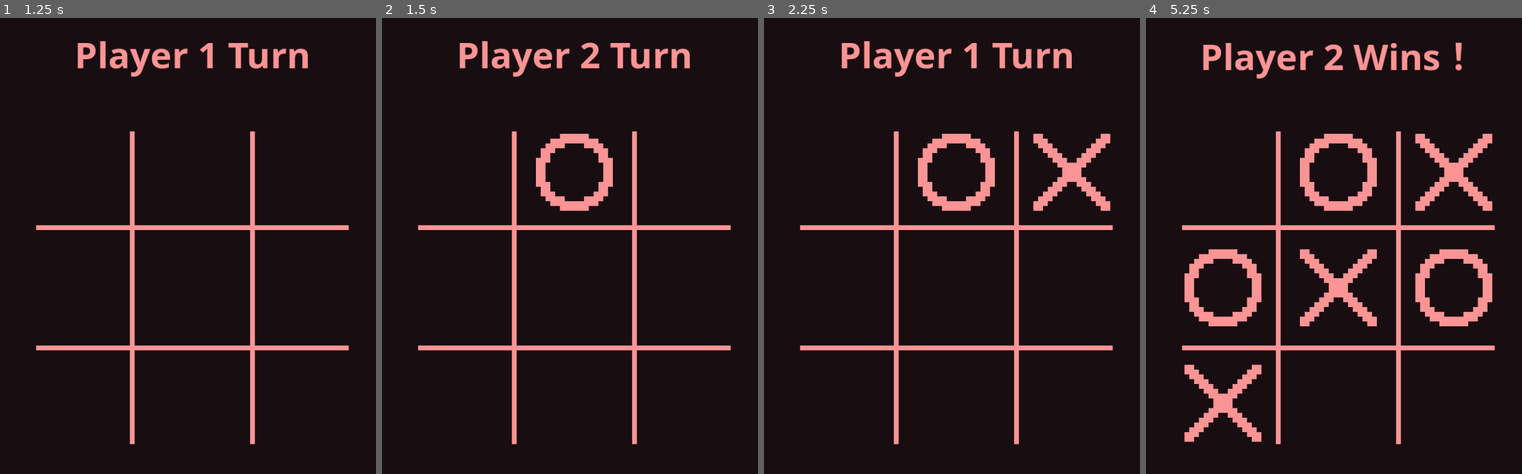
Above: before the commit, frames 1-4 (left to right).
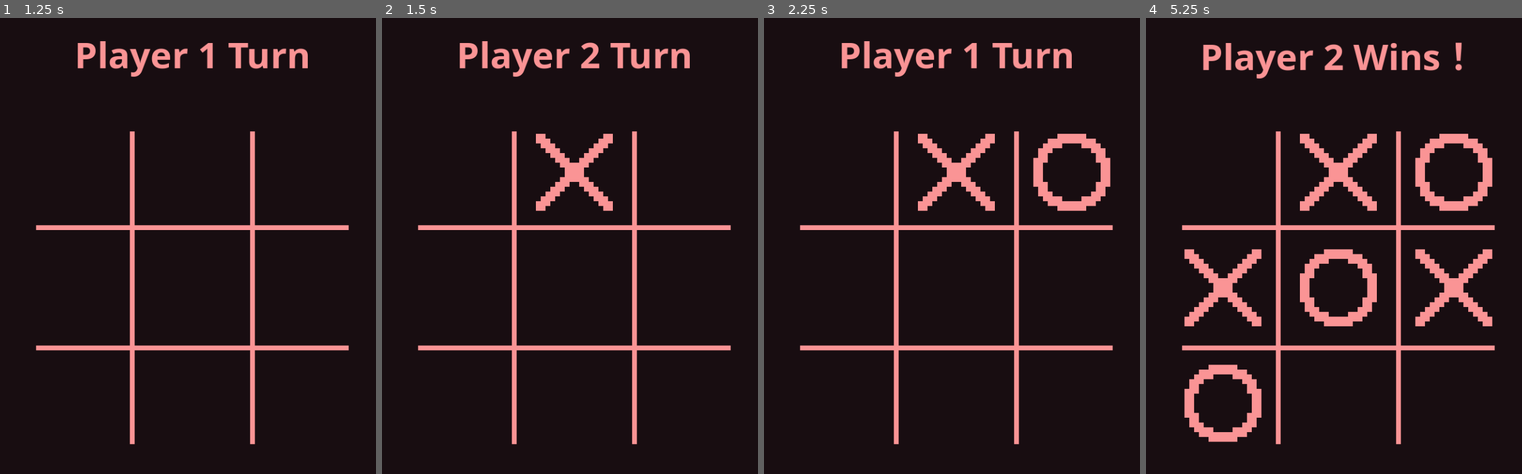
Above: after the commit, the same moments.

Repository: mayzavan/7.Tic-Tac-toe
Game: Godot game, scene res://scenes/main.tscn
Two runs of this game, one before a commit and one after it. Both use one fixed random seed, a clock stepped at 60 frames per second and the inputs below.
Inputs (mouse positions are in pixels of both pictures, inside the frame that each line leads up to):
- Up to frame 1 (1.25 s): click (71, 168) at 0.5 s
- Up to frame 2 (1.5 s): click (573, 168) at 1.25 s
- Up to frame 3 (2.25 s): click (1076, 168) at 2 s
- Up to frame 4 (5.25 s): click (1217, 287) at 2.75 s; click (1337, 287) at 3.5 s; click (1458, 287) at 4.25 s; click (1217, 410) at 5 s

Frame 1 is identical in both runs. In frame 2, 2.2% of the frame differs, in the area x 40-62%, y 25-43%; in frame 3, 4.4%; in frame 4, 13%, in the area x 10-93%, y 25-94%.

Commit message:
finished

Diff:
--- a/project.godot
+++ b/project.godot
@@ -30,7 +30,7 @@
 locale/translation_remaps={
 "res://chinese.tres": PackedStringArray("res://normal.tres:en")
 }
-locale/translations=PackedStringArray("res://translations.cmn.translation", "res://translations.en.translation", "res://translations.fr.translation", "res://translations.hr.translation", "res://translations.pl.translation", "res://translations.sr.translation")
+locale/translations=PackedStringArray("res://translations.cmn.translation", "res://translations.en.translation", "res://translations.fr.translation", "res://translations.hr.translation", "res://translations.pl.translation")
 locale/locale_filter_mode=0
 
 [rendering]
--- a/scenes/main.tscn
+++ b/scenes/main.tscn
@@ -7,6 +7,10 @@
 [ext_resource type="Texture2D" uid="uid://w5s34ryasece" path="res://art/quit.png" id="5_lva3w"]
 [ext_resource type="Texture2D" uid="uid://j1slbjp5iwls" path="res://art/vs_ai.png" id="6_svye4"]
 [ext_resource type="Texture2D" uid="uid://brbyd1fpu45o" path="res://art/2players.png" id="7_xh5cs"]
+[ext_resource type="AudioStream" uid="uid://dggtwtrf6rmj7" path="res://sfx/hover_button.wav" id="8_aff61"]
+[ext_resource type="AudioStream" uid="uid://mjbj65ex3s5x" path="res://sfx/click_button.wav" id="9_rb8lq"]
+[ext_resource type="AudioStream" uid="uid://cyeryioqtyej6" path="res://sfx/circle.wav" id="10_3pwbi"]
+[ext_resource type="AudioStream" uid="uid://c2n3xv0gj064u" path="res://sfx/cross.wav" id="11_j6a3b"]
 
 [sub_resource type="StyleBoxFlat" id="StyleBoxFlat_mqy20"]
 
@@ -24,15 +28,11 @@
 
 [sub_resource type="StyleBoxEmpty" id="StyleBoxEmpty_ph57m"]
 
-[sub_resource type="StyleBoxEmpty" id="StyleBoxEmpty_vl2vq"]
-
-[sub_resource type="StyleBoxEmpty" id="StyleBoxEmpty_fdy7f"]
-
-[sub_resource type="StyleBoxEmpty" id="StyleBoxEmpty_s7m28"]
-
-[sub_resource type="StyleBoxEmpty" id="StyleBoxEmpty_urgx6"]
-
-[sub_resource type="StyleBoxEmpty" id="StyleBoxEmpty_530bi"]
+[sub_resource type="StyleBoxEmpty" id="StyleBoxEmpty_dwogg"]
+
+[sub_resource type="StyleBoxEmpty" id="StyleBoxEmpty_snnba"]
+
+[sub_resource type="StyleBoxEmpty" id="StyleBoxEmpty_w6l07"]
 
 [node name="main" type="Node2D"]
 script = ExtResource("1_7xh8g")
@@ -333,11 +333,6 @@
 offset_right = 314.0
 offset_bottom = 728.0
 theme = ExtResource("4_le6c2")
-theme_override_styles/normal = SubResource("StyleBoxEmpty_vl2vq")
-theme_override_styles/hover = SubResource("StyleBoxEmpty_fdy7f")
-theme_override_styles/pressed = SubResource("StyleBoxEmpty_s7m28")
-theme_override_styles/disabled = SubResource("StyleBoxEmpty_urgx6")
-theme_override_styles/focus = SubResource("StyleBoxEmpty_530bi")
 text = "LANGUAGE"
 flat = true
 
@@ -347,6 +342,7 @@
 offset_right = 408.0
 offset_bottom = 536.0
 scale = Vector2(10, 10)
+theme_override_styles/hover = SubResource("StyleBoxEmpty_dwogg")
 icon = ExtResource("5_lva3w")
 flat = true
 
@@ -356,6 +352,7 @@
 offset_right = 408.0
 offset_bottom = 320.0
 scale = Vector2(10, 10)
+theme_override_styles/hover = SubResource("StyleBoxEmpty_snnba")
 icon = ExtResource("6_svye4")
 flat = true
 
@@ -365,8 +362,29 @@
 offset_right = 32.0
 offset_bottom = 320.0
 scale = Vector2(10, 10)
+theme_override_styles/hover = SubResource("StyleBoxEmpty_w6l07")
 icon = ExtResource("7_xh5cs")
 flat = true
+
+[node name="SFX" type="Node" parent="."]
+
+[node name="Hover" type="AudioStreamPlayer" parent="SFX"]
+stream = ExtResource("8_aff61")
+volume_db = -15.0
+
+[node name="Click" type="AudioStreamPlayer" parent="SFX"]
+stream = ExtResource("9_rb8lq")
+volume_db = -15.0
+
+[node name="Circle" type="AudioStreamPlayer" parent="SFX"]
+stream = ExtResource("10_3pwbi")
+volume_db = -15.0
+pitch_scale = 1.2
+
+[node name="Cross" type="AudioStreamPlayer" parent="SFX"]
+stream = ExtResource("11_j6a3b")
+volume_db = -15.0
+pitch_scale = 1.2
 
 [connection signal="pressed" from="Buttons/zero" to="." method="_on_zero_pressed"]
 [connection signal="pressed" from="Buttons/one" to="." method="_on_one_pressed"]
@@ -377,7 +395,11 @@
 [connection signal="pressed" from="Buttons/six" to="." method="_on_six_pressed"]
 [connection signal="pressed" from="Buttons/seven" to="." method="_on_seven_pressed"]
 [connection signal="pressed" from="Buttons/eight" to="." method="_on_eight_pressed"]
+[connection signal="mouse_entered" from="mainmenu/Label3" to="." method="_on_label_3_mouse_entered"]
 [connection signal="pressed" from="mainmenu/Label3" to="." method="_on_label_3_pressed"]
+[connection signal="mouse_entered" from="mainmenu/quitButton" to="." method="_on_quit_button_mouse_entered"]
 [connection signal="pressed" from="mainmenu/quitButton" to="." method="_on_quit_button_pressed"]
+[connection signal="mouse_entered" from="mainmenu/aiButton" to="." method="_on_ai_button_mouse_entered"]
 [connection signal="pressed" from="mainmenu/aiButton" to="." method="_on_ai_button_pressed"]
+[connection signal="mouse_entered" from="mainmenu/2Button" to="." method="_on_button_mouse_entered"]
 [connection signal="pressed" from="mainmenu/2Button" to="." method="_on_button_pressed"]
--- a/scripts/main.gd
+++ b/scripts/main.gd
@@ -5,14 +5,20 @@
 var cells: Array
 var turn: int = 0
 var chosenlang: int = 0
+var move: int = 0
 
 func _on_quit_button_pressed():
+	$SFX/Click.play()
+	await get_tree().create_timer(0.2).timeout
 	get_tree().quit()
 func _on_ai_button_pressed():
+	$SFX/Click.play()
 	start_game(1)
 func _on_button_pressed():
+	$SFX/Click.play()
 	start_game(0)
 func _on_label_3_pressed():
+	$SFX/Click.play()
 	if chosenlang >= 5:
 		chosenlang = 0
 	else:
@@ -30,6 +36,17 @@
 			TranslationServer.set_locale('hr')
 		5:
 			TranslationServer.set_locale('sr')
+func _on_label_3_mouse_entered():
+	$SFX/Hover.play()
+func _on_quit_button_mouse_entered():
+	$SFX/Hover.play()
+func _on_ai_button_mouse_entered():
+	$SFX/Hover.play()
+func _on_button_mouse_entered():
+	$SFX/Hover.play()
+
+
+
 
 func _on_zero_pressed():
 	button_pressed(0)
@@ -52,6 +69,7 @@
 
 func start_game(mode):
 	$mainmenu.hide()
+	move = 0
 	turn = 0
 	game_type = mode
 	cells = [0,0,0,0,0,0,0,0,0]
@@ -85,13 +103,17 @@
 
 func button_pressed(button):
 	if cells[button] == 0 and can_move:
+		ai_reaction(button)
+		await get_tree().create_timer(0.05).timeout
 		if turn == 0:
+			$SFX/Cross.play()
 			var sprite_path = "Cells/" + str(button)
 			var sprite_node = get_node(sprite_path)
 			sprite_node.frame = 1
 			cells[button] = 1
 			turn = 1
 		elif turn == 1:
+			$SFX/Circle.play()
 			var sprite_path = "Cells/" + str(button)
 			var sprite_node = get_node(sprite_path)
 			sprite_node.frame = 2
@@ -117,6 +139,7 @@
 	elif cells.find(0) == -1:
 		$"2Players/Label".text = 'TIE'
 		$AI/Label.text = 'TIE'
+		$AI/Sprite2D.frame = 0
 		can_move = false
 		end_game()
 	if check_win(cells) == false:
@@ -219,8 +242,7 @@
 	var two_best: Array = []
 	two_best.append(sorted_options.pop_back())
 	two_best.append(sorted_options.pop_back())
-	print('two best: ' + str(two_best))
-	await get_tree().create_timer(randf_range(0.1,0.5)).timeout
+	await get_tree().create_timer(randf_range(0.3,1.1)).timeout
 	var which = randf()
 	if which >= 0.03 and two_best[0] != null and two_best[1] != null:
 		to_move = two_best.pop_front()
@@ -268,9 +290,145 @@
 		8:
 			ai_move(8)
 
-func ai_reaction(reaction):
-	pass
+func ai_reaction(player_move):
+	if move > 0:
+		var options: Array = [0,0,0,0,0,0,0,0,0]
+		var sorted_options: Array = []
+		var a0: int = 0
+		var a1: int = 0
+		var a2: int = 0
+		var a3: int = 0
+		var a4: int = 0
+		var a5: int = 0
+		var a6: int = 0
+		var a7: int = 0
+		var a8: int = 0
+		var tempCells
+		var ai_movement: Array = []
+		var to_move:int = 0
+		for a in 9:
+			if cells[a] != 0:
+				options[a] = -1000
+
+		for i in 9:
+			tempCells = cells.duplicate()
+			if tempCells[i] == 0:
+				tempCells[i] = 1
+				if check_win(tempCells) == true:# winning now
+					options[i] += 100
+				for j in 9:
+					tempCells = cells.duplicate()
+					tempCells[i] = 1
+					if tempCells[j] == 0:
+						tempCells[j] = 2
+						if check_win(tempCells) == true:# losing next
+							options[i] += -100
+							options[j] += 200
+						for k in 9:
+							tempCells = cells.duplicate()
+							tempCells[i] = 1
+							tempCells[j] = 2
+							if tempCells[k] == 0:
+								tempCells[k] = 1
+								if check_win(tempCells) == true:# can win in 2
+									options[i] += 20
+								for l in 9:
+									tempCells = cells.duplicate()
+									tempCells[i] = 1
+									tempCells[j] = 2
+									tempCells[k] = 1
+									if tempCells[l] == 0:
+										tempCells[l] = 2
+										if check_win(tempCells) == true:# can lose in 2
+											options[i] += -1
+											options[l] += 1
+
+		a0 = options[0]
+		a1 = options[1]
+		a2 = options[2]
+		a3 = options[3]
+		a4 = options[4]
+		a5 = options[5]
+		a6 = options[6]
+		a7 = options[7]
+		a8 = options[8]
+		match player_move:
+			0:
+				player_move = a0
+			1:
+				player_move = a1
+			2:
+				player_move = a2
+			3:
+				player_move = a3
+			4:
+				player_move = a4
+			5:
+				player_move = a5
+			6:
+				player_move = a6
+			7:
+				player_move = a7
+			8:
+				player_move = a8
+		sorted_options = [a0,a1,a2,a3,a4,a5,a6,a7,a8]
+		sorted_options.sort()
+		print(options)
+		print(sorted_options)
+		print(player_move)
+		for z in 8:
+			var to_remove = sorted_options.find(-1000)
+			if to_remove != -1:
+				sorted_options.pop_at(to_remove)
+		if player_move == sorted_options[0]:
+			$AI/Label.text = 'WHY_MOVE'
+			$AI/Sprite2D.frame = 5
+		elif player_move == sorted_options[-1]:
+			$AI/Label.text = 'BEST_MOVE'
+			$AI/Sprite2D.frame = 2
+		if sorted_options.size() >= 6:
+			if player_move == sorted_options[1]:
+				$AI/Label.text = 'GOOD_MOVE'
+				$AI/Sprite2D.frame = 4
+			elif player_move == sorted_options[2] or player_move == sorted_options[3]:
+				$AI/Label.text = 'NOT_THE_BEST_MOVE'
+				$AI/Sprite2D.frame = 3
+			elif player_move == sorted_options[4]:
+				$AI/Label.text = 'BAD_MOVE'
+				$AI/Sprite2D.frame = 5
+		elif sorted_options.size() == 5:
+			if player_move == sorted_options[1]:
+				$AI/Label.text = 'GOOD_MOVE'
+				$AI/Sprite2D.frame = 4
+			elif player_move == sorted_options[2]:
+				$AI/Label.text = 'NOT_THE_BEST_MOVE'
+				$AI/Sprite2D.frame = 3
+			elif player_move == sorted_options[3]:
+				$AI/Label.text = 'BAD_MOVE'
+				$AI/Sprite2D.frame = 5
+		elif sorted_options.size() == 4:
+			if player_move == sorted_options[1] or player_move == sorted_options[2]:
+				$AI/Label.text = 'NOT_THE_BEST_MOVE'
+				$AI/Sprite2D.frame = 3
+		elif sorted_options.size() == 3:
+			if player_move == sorted_options[1]:
+				$AI/Label.text = 'NOT_THE_BEST_MOVE'
+				$AI/Sprite2D.frame = 3
+
+	elif move == 0:
+		if player_move == 0 or player_move == 2 or player_move == 6 or player_move == 8:
+			$AI/Label.text = 'BEST_MOVE'
+			$AI/Sprite2D.frame = 2
+		elif player_move == 4:
+			$AI/Label.text = 'GOOD_MOVE'
+			$AI/Sprite2D.frame = 4
+		else:
+			$AI/Label.text = 'BAD_MOVE'
+			$AI/Sprite2D.frame = 5
+	move += 1
+
 func ai_move(cell):
+	$SFX/Circle.play()
 	cells[cell] = 2
 	var sprite_path = "Cells/" + str(cell)
 	var sprite_node = get_node(sprite_path)
--- a/translations.csv
+++ b/translations.csv
@@ -1,16 +1,17 @@
-key,en,cmn,pl,fr,hr,sr
-GAME_NAME,20 Games Challenge,二十游戏的挑战,Wyzwanie 20 Gier,20 Jeux Challenge,20 Igara Izazov,20 игара изазов
-GAME_NAME2,7. Tic-Tac-Toe,第七: 井字棋,7. Kółko i Krzyżyk,7. Tic-Tac-Toe,7. Tic-Tac-Toe,7. Тиц-Тац-Тое
-LANGUAGE,English,中文,Polski,Français,Hrvatski,Српски
-WELCOME,"Hi, good luck!",嗨 加油！,"Hej, powodzenia!","Salut, bonne chance!","Hej, srećno!","Хеј, сретно"
-PLAYER1_TURN,Player 1 Turn,玩家一回合,Tura Gracza 1,Jouer 1 Tour,Red Igrača 1,Ред играча 1
-PLAYER1_WIN,Player 1 Wins！,玩家一获胜!,Gracz 1 wygrywa!,Jouer 1 Gagne!,Igrač 1 Podjeđuje!,Играч 1 побеђује
-PLAYER2_TURN,Player 2 Turn,玩家二回合,Tura Gracza 2,Jouer 2 Tour,Red Igrača 2,Ред играча 2
-PLAYER2_WIN,Player 2 Wins！,玩家二获胜!,Gracz 2 wygrywa！,Jouer 2 Gagne!,Igrač 2 Podjeđuje!,Играч 2 побеђује
-TIE,Draw！,平局！,Remis！,Match Nul!,Drav!,Драв!
-AI_WIN,Oh I won!,哇哦我获胜了！,O wygrałem!,Oh j'ai gagné!,O pobijedio sam!,О победио сам!
-AI_LOST,Oh I lost…,噢噢我输了。。。,Oh przegrałem...,Oh j'ai perdu...,Oh izgubio sam...,Ох изгубио сам...
-,,,,,,
-,,,,,,
-,,,,,,
-,,,,,,
+key,en,cmn,pl,fr,hr
+GAME_NAME,20 Games Challenge,二十游戏的挑战,Wyzwanie 20 Gier,20 Jeux Challenge,20 Igara Izazov
+GAME_NAME2,7. Tic-Tac-Toe,第七: 井字棋,7. Kółko i Krzyżyk,7. Tic-Tac-Toe,7. Tic-Tac-Toe
+LANGUAGE,English,中文,Polski,Français,Hrvatski
+WELCOME,"Hi, good luck!",嗨 加油！,"Hej, powodzenia!","Salut, bonne chance!","Hej, srećno!"
+PLAYER1_TURN,Player 1 Turn,玩家一回合,Tura Gracza 1,Jouer 1 Tour,Red Igrača 1
+PLAYER1_WIN,Player 1 Wins！,玩家一获胜!,Gracz 1 wygrywa!,Jouer 1 Gagne!,Igrač 1 Podjeđuje!
+PLAYER2_TURN,Player 2 Turn,玩家二回合,Tura Gracza 2,Jouer 2 Tour,Red Igrača 2
+PLAYER2_WIN,Player 2 Wins！,玩家二获胜!,Gracz 2 wygrywa！,Jouer 2 Gagne!,Igrač 2 Podjeđuje!
+TIE,Draw！,平局！,Remis！,Match Nul!,Drav!
+AI_WIN,Oh I won!,哇哦我获胜了！,O wygrałem!,Oh j'ai gagné!,O pobijedio sam!
+AI_LOST,Oh I lost…,噢噢我输了。。。,Oh przegrałem...,Oh j'ai perdu...,Oh izgubio sam...
+WHY_MOVE,Why...?,为什么。。。？,Dlaczego...?,Pourquoi?,Zašto...?
+BAD_MOVE,Looks like a bad move for me ,看起来像不好的着,"Myślę, że to był słaby ruch",Je pense que c'était pas un bon coup,Izgleda kao loš potez
+NOT_THE_BEST_MOVE,Maybe there was a better move?,有没有更好的着嘛？,Może był lepszy ruch?,Peut-être y avait mieux coup ?,Možda je postojao bolji potez?
+GOOD_MOVE,That was pretty good…,妙着儿。。。,To było niezłe...,C'était plutôt bien…,To je bilo prilično dobro…
+BEST_MOVE,That's the best move!,最好的着！,Najlepszy ruch!,Le meilleur coup!,Najbolji potez!
Binary file changed: art/tiles.png
Not shown: 1 places in scenes/main.tscn that only renumber resources
Not shown, added: sfx/circle.wav.import
Not shown, added: sfx/click_button.wav.import
Not shown, added: sfx/cross.wav.import
Not shown, added: sfx/hover_button.wav.import
Not shown, changed: translations.csv.import
Not shown, added: sfx/circle.wav
Not shown, added: sfx/click_button.wav
Not shown, added: sfx/cross.wav
Not shown, added: sfx/hover_button.wav
